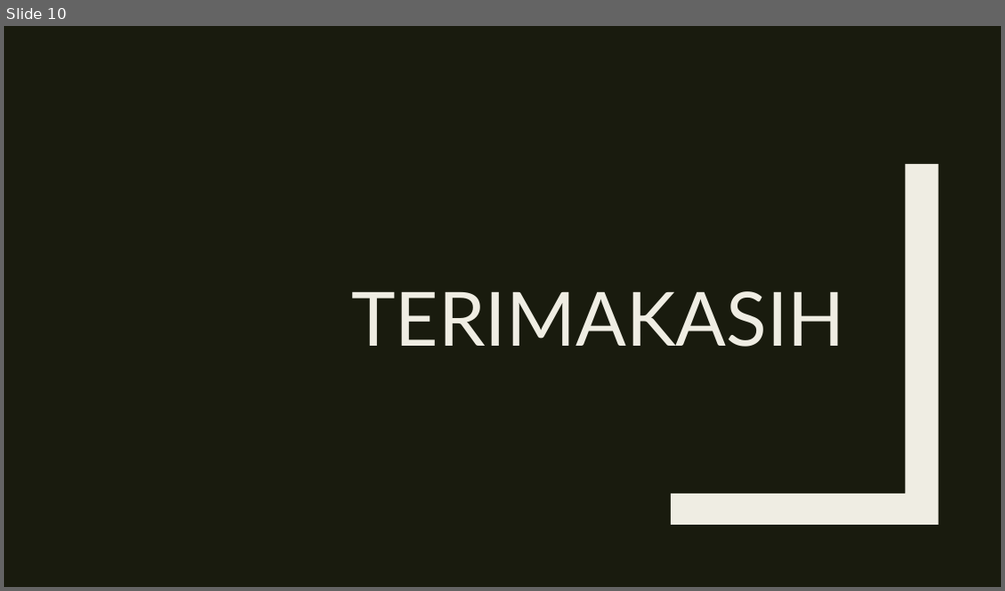
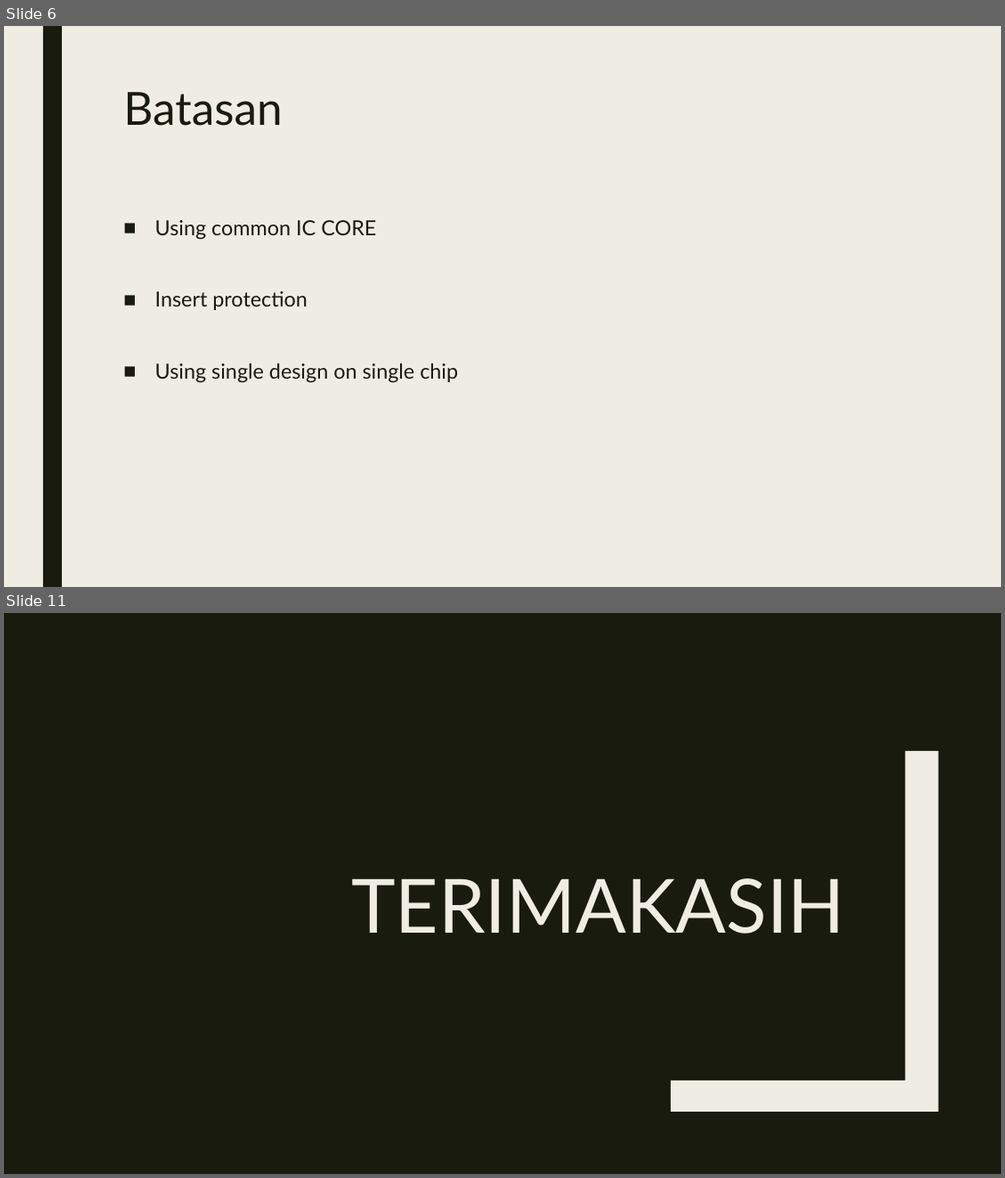
Before and after one commit to mashanz/skripsi_hanjara, a slide deck: PERANCANGAN DAN SIMULASI.pptx. Shown one above the other, each under a label of ours: slide 10 before the commit, slides 6 and 11 after it; the slides between them are not shown. The pictures are 1005x591 and 1005x1178 pixels, drawn with LibreOffice and Linux fonts; fonts in the diff are those of the drawing. Boxes give left, top, right and bottom in pixels: in the first picture for what was removed or moved away, otherwise in the second. Text is boxed around its words. In the diff, an @@ line names an element or a change of style, - is before the commit and + after.

```diff
--- a/PERANCANGAN DAN SIMULASI.pptx
+++ b/PERANCANGAN DAN SIMULASI.pptx
@@ slide 6 added at (4, 26, 1001, 587), background #EFEDE3 @@
@@ rectangle added at (43, 26, 62, 587), fill #191B0E @@
@@ title added at (123, 92, 282, 126), 44 pt, text #191B0E @@
+Batasan
@@ text added at (155, 220, 458, 383), 20 pt, text #191B0E @@
+■ Using common IC CORE
+■ Insert protection
+■ Using single design on single chip
@@ what was slide 10 is now slide 11 @@
```
Also in this commit, not shown: 4 slides changed, 6 other slides added, 7 slides removed, 1 other file.
